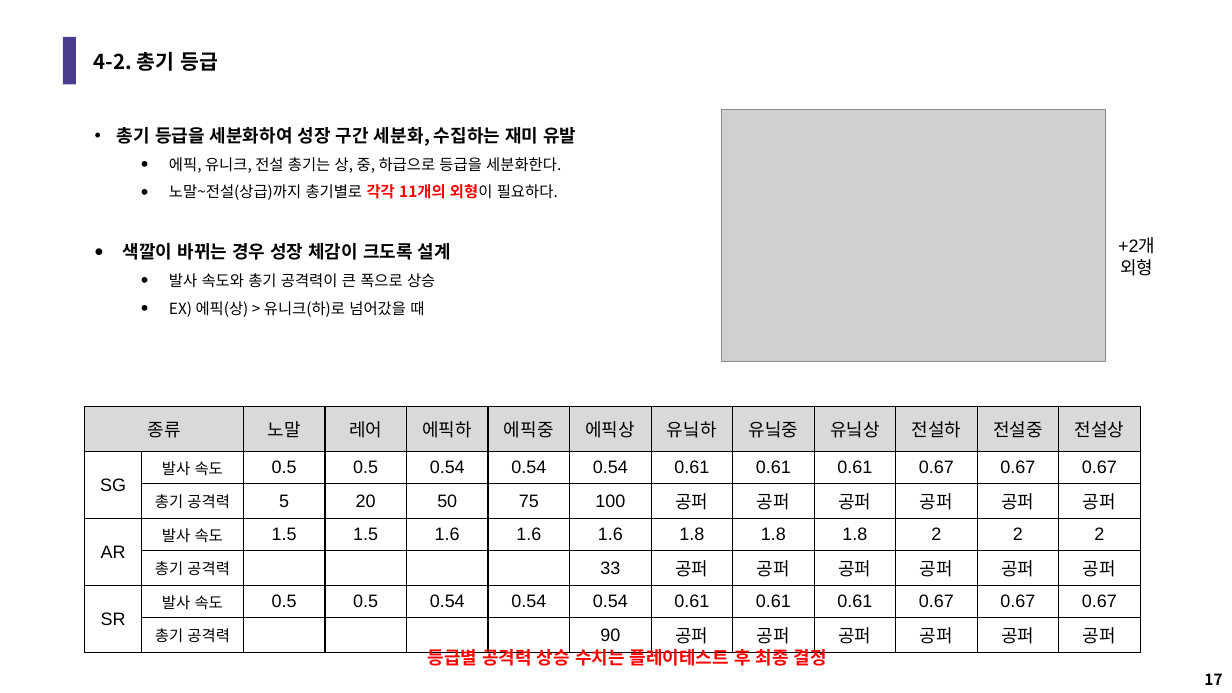
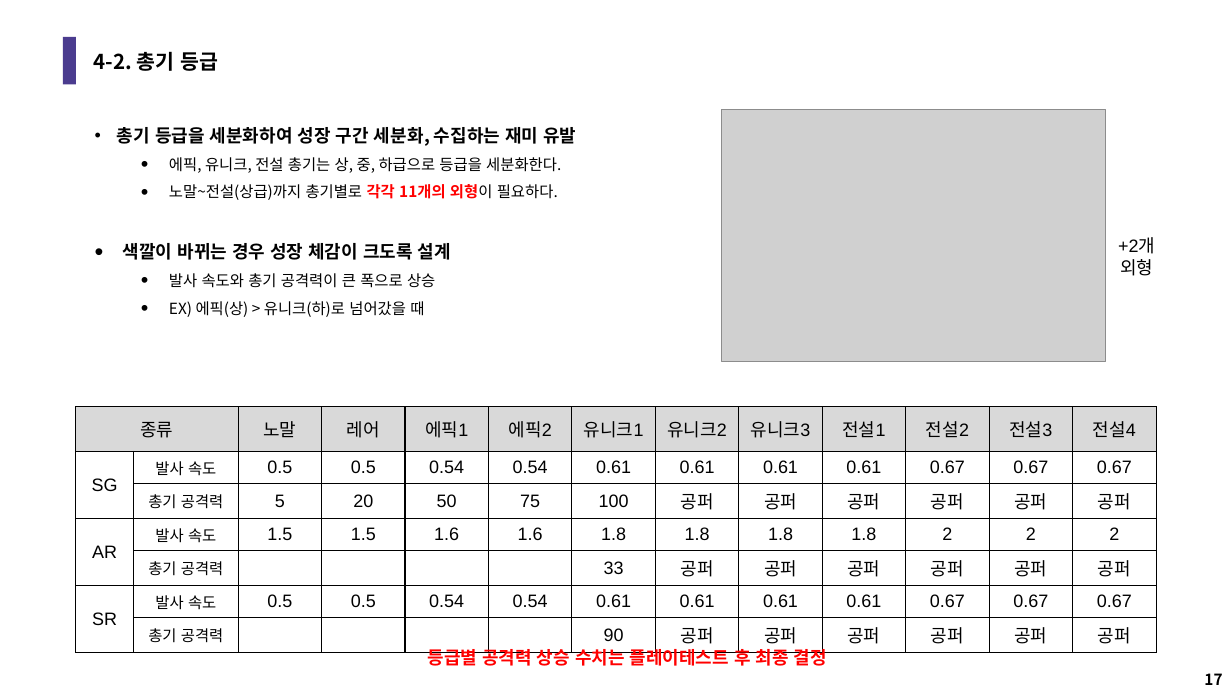
Before and after one commit to LuBly/Team_Pearl, a slide deck: slide 17 of GameDesign/팀펄_성장시스템기획.pptx. Drawn at 1232x693 pixels with LibreOffice and Linux fonts; fonts in the diff are those of the drawing; grey boxes stand for pictures. Boxes give left, top, right and bottom in pixels: in the first picture for what was removed or moved away, otherwise in the second. Text is boxed around its words. In the diff, an @@ line names an element or a change of style, - is before the commit and + after.

```diff
--- a/GameDesign/팀펄_성장시스템기획.pptx
+++ b/GameDesign/팀펄_성장시스템기획.pptx
@@ table at [76, 407, 1153, 648] @@
-row 1: 종류 |  | 노말 | 레어 | 에픽하 | 에픽중 | 에픽상 | 유닠하 | 유닠중 | 유닠상 | 전설하 | 전설중 | 전설상
+row 1: 종류 |  | 노말 | 레어 | 에픽1 | 에픽2 | 유니크1 | 유니크2 | 유니크3 | 전설1 | 전설2 | 전설3 | 전설4
-row 2, column 7: 0.54
+row 2, column 7: 0.61
-row 4, column 7: 1.6
+row 4, column 7: 1.8
-row 6, column 7: 0.54
+row 6, column 7: 0.61
@@ table: place and size @@
-table at [85, 407, 1138, 648]
+table at [76, 407, 1153, 648]
```
Also in this commit, not shown: 7 other slides changed, 5 other files.
